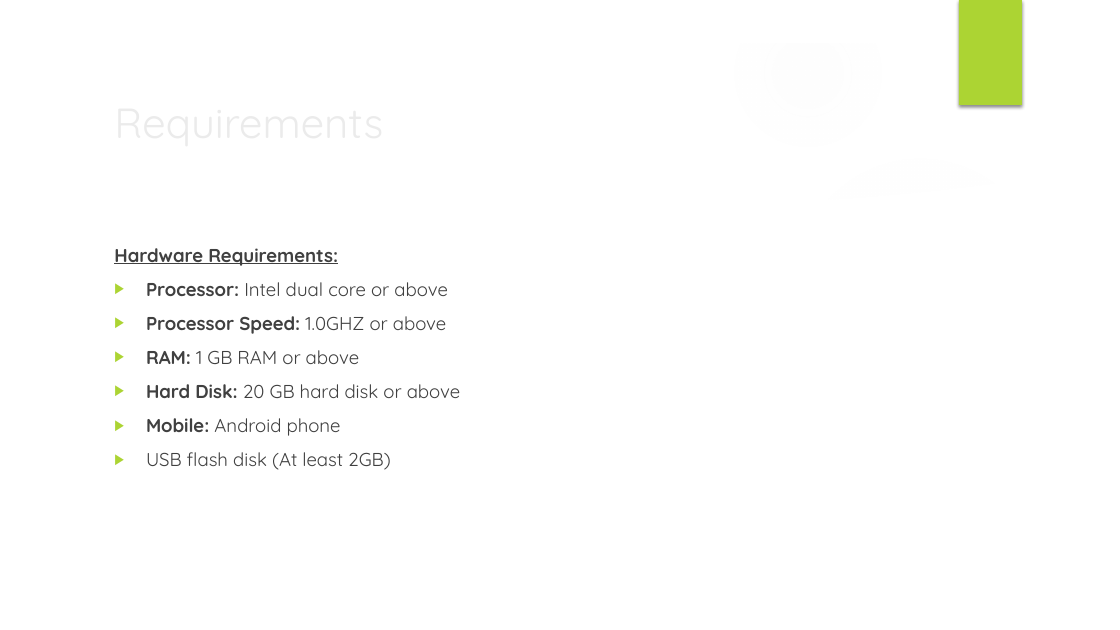
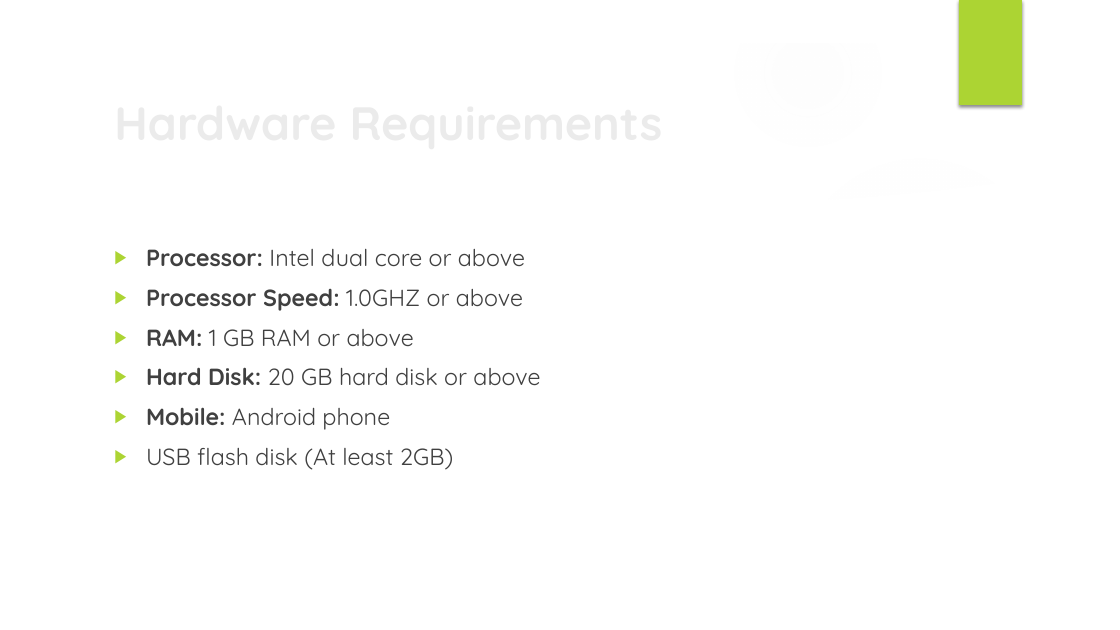
Before and after one commit to nsuspring2019cse299sec4/Group-7, a slide deck: slide 8 of Documentation/Proposal/Proposal_Group7.pptx. Drawn at 1120x630 pixels with LibreOffice and Linux fonts; fonts in the diff are those of the drawing; background and template pictures are left out. Boxes give left, top, right and bottom in pixels: in the first picture for what was removed or moved away, otherwise in the second. Text is boxed around its words. In the diff, an @@ line names an element or a change of style, - is before the commit and + after.

```diff
--- a/Documentation/Proposal/Proposal_Group7.pptx
+++ b/Documentation/Proposal/Proposal_Group7.pptx
@@ title at (106,89,911,154): text changed; size 36 to 40 pt; bold on @@
-Requirements
+Hardware Requirements
@@ text "Processor: Intel dual core or ..." at (146,249,540,470): size 16 to 20 pt @@
@@ text at (114,248,338,266): paragraph removed @@
-Hardware Requirements:
```
Also in this commit, not shown: 10 other slides changed.
